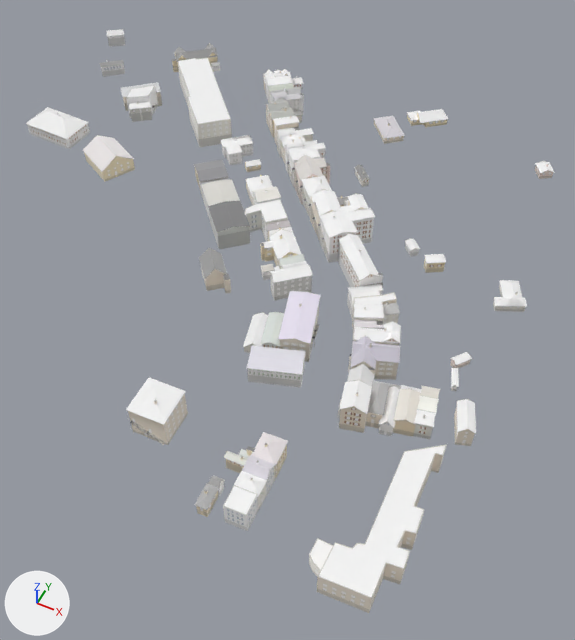
The glTF model world/buildings/b_-57_-7.glb as it was, and as the next commit left it.
Camera for both pictures: a 50 mm lens placed at (-14321.0, 1440.0, 465.0), pointed at (-14424.0, 1646.0, 207.0). The axes (+X, +Y, +Z) are drawn at lower left. The lights are the same throughout. The first picture is the older version. Vertices at exactly the same position are counted once.

The first picture shows 'bld'.
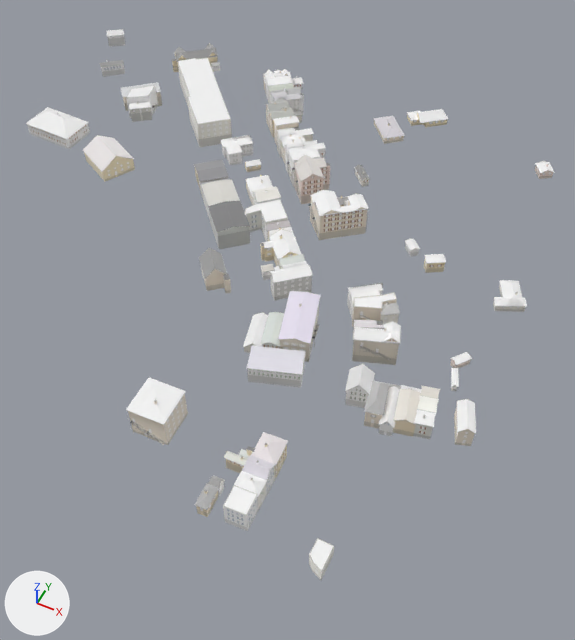
Patch to the scene script:
```diff
--- a/world/buildings/b_-57_-7.glb.py
+++ b/world/buildings/b_-57_-7.glb.py
@@ me_bld @@
 # used by ob_bld; location = (0.0, 0.0, 0.0)
-me_bld.from_pydata(...)  # 36944 vertices, 31208 faces; spans x -14597.0..-14331.0, y 1532.0..1799.0, z 224.0..255.0
+me_bld.from_pydata(...)  # 32522 vertices, 26794 faces; spans x -14597.0..-14331.0, y 1535.0..1799.0, z 224.0..255.0
+# me_bld part 1: 997 loose pieces with 5733 vertices, spanning x -14441.0..-14335.0, y 1532.0..1701.0, z 231.0..249.0, are deleted
+# me_bld part 2: 36 vertices moved within x -14441.0..-14368.0, y 1610.0..1700.0, z 233.0..245.0; 1051 vertices removed from x -14441.0..-14364.0, y 1587.0..1701.0, z 231.0..248.0; 2324 vertices added at x -14441.0..-14368.0, y 1594.0..1700.0, z 234.0..245.0
+# me_bld part 3: 2 vertices moved within x -14357.0, y 1535.0, z 238.0..240.0; 38 vertices added at x -14357.0, y 1535.0..1543.0, z 238.0..240.0
+# other edits to the shape of me_bld do not show in these pictures
 me_bld.materials.append(mat_building)
```

Boxes (x1, y1, x2, y2) around the edits, measured in the pictures (575 x 640 px):
'bld', reshaped
    before: (26, 29, 554, 613)
    after: (26, 29, 554, 580)
part 1 of me_bld, deleted
    before: (300, 177, 447, 613)
part 2 of me_bld, cut back
    before: (301, 175, 401, 428)
    after: (295, 169, 399, 402)
part 3 of me_bld, cut back
    before: (314, 548, 332, 570)
    after: (314, 547, 334, 580)
